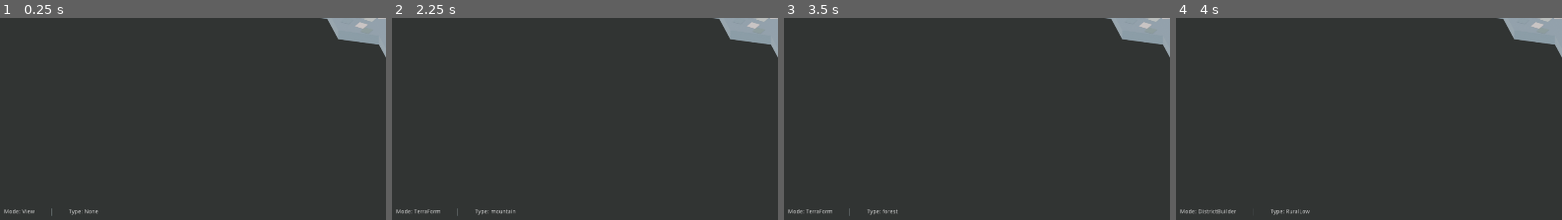
Above: before the commit, frames 1-4 (left to right).
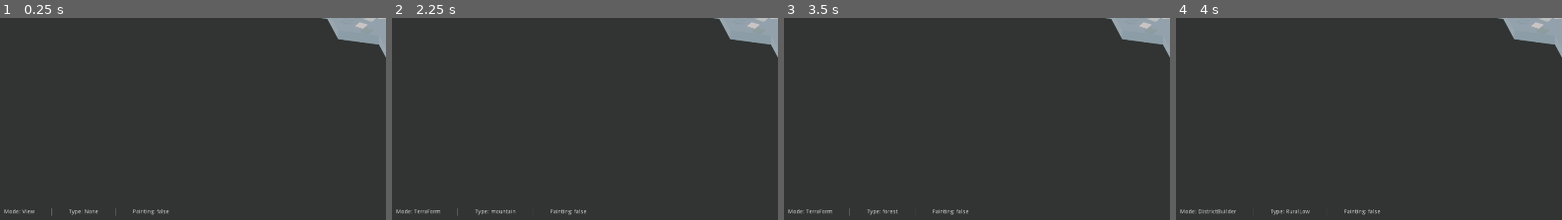
Above: after the commit, the same moments.

Repository: derUbermenk/IsoMapMaker
Game: Godot game, scene res://Scenes/Main/MapBuilder.tscn
Same seed, same stepped clock (60 frames per second), same inputs: the game is played once before the commit and once after it. This scene is started directly instead of the project's main scene.
Inputs:
- Up to frame 1 (0.25 s): no input
- Up to frame 2 (2.25 s): click "Plain" at 0.5 s; click "Ocean" at 1.25 s; click "Mountain" at 2 s
- Up to frame 3 (3.5 s): click "Forest" at 2.75 s
- Up to frame 4 (4 s): click "Rural Low" at 3.5 s
The pictures show only the part of the screen within x 0-50%, y 50-100%; the shares and areas given below are measured in that part.

The runs differ from the first frame. In frame 1, 0.1% of the frame differs, in the area x 29-44%, y 94-99%; in frame 2, 0.1%; in frame 3, 0.1%; in frame 4, 0.1%.

Commit message:
add paint mode in terrain transform
this simulates the button being held down during terraforming
and in the future when creating districts

Diff:
--- a/Scenes/Main/MapBuilder.gd
+++ b/Scenes/Main/MapBuilder.gd
@@ -7,18 +7,20 @@
 onready var ui = get_node("UI")
 onready var map = get_node("Map")
 
-signal mode_switched(mode, mode_type)
-
 func _ready():
 	ui.connect("start_terraform", self, "_on_mode_switch")
 	ui.connect("start_district_build", self, "_on_mode_switch")
 	ui.connect("start_view", self, "_on_mode_switch")
+	map.connect("paint_mode_switch", self, "_on_paint_mode_switch")
 
-	ui.update_debug_mode_indicator(mode, mode_type)
+	ui.update_debug_mode_indicator(mode, mode_type, map.is_painting)
 
 func _on_mode_switch(mode_index, type):
 	mode = build_modes[mode_index]
 	mode_type = type
 
-	ui.update_debug_mode_indicator(mode, type)
+	ui.update_debug_mode_indicator(mode, type, map.is_painting)
 	map.reset_hover_hightlight()
+
+func _on_paint_mode_switch():
+	ui.update_debug_mode_indicator(mode, mode_type, map.is_painting)
--- a/Scenes/Main/MapBuilder.tscn
+++ b/Scenes/Main/MapBuilder.tscn
@@ -194,4 +194,15 @@
 margin_bottom = 16.0
 text = "Type: "
 
+[node name="VSeparator2" type="VSeparator" parent="UI/ModeDebugger"]
+margin_left = 236.0
+margin_right = 240.0
+margin_bottom = 19.0
+
+[node name="PaintingIndicator" type="Label" parent="UI/ModeDebugger"]
+margin_left = 280.0
+margin_top = 2.0
+margin_right = 280.0
+margin_bottom = 16.0
+
 [node name="Map" parent="." instance=ExtResource( 1 )]
--- a/Scenes/Main/UI.gd
+++ b/Scenes/Main/UI.gd
@@ -13,9 +13,14 @@
 
 # updates the mode indicator in the bottom left
 # only for debugging
-func update_debug_mode_indicator(mode, type):
+func update_debug_mode_indicator(mode, type, painting_indicator):
+	var is_painting = 'false'
+	if painting_indicator:
+		is_painting = 'true'
+
 	get_node("ModeDebugger/Mode").text = "Mode: " + mode
 	get_node("ModeDebugger/Type").text = "Type: " + type
+	get_node("ModeDebugger/PaintingIndicator").text = "Painting: " + is_painting
 
 func _unhandled_input(event):
 	if event is InputEventKey:
--- a/Scenes/MapSupport/Map.gd
+++ b/Scenes/MapSupport/Map.gd
@@ -1,4 +1,6 @@
 extends Node2D
+
+signal paint_mode_switch
 
 var tile_scene = load("res://Scenes/MapSupport/Tile.tscn")
 
@@ -20,6 +22,7 @@
 ]
 
 var hovered_tile
+var is_painting = false
 
 onready var tiles = get_node("Tiles")
 onready var map_builder = get_parent()
@@ -44,7 +47,6 @@
 			tile.init(x, y, map_data[row][col], self)
 			tiles.add_child(tile)
 
-
 # reset the color of the hovered tile if there is any
 func reset_hover_hightlight():
 	if hovered_tile != null:
--- a/Scenes/MapSupport/Tile.gd
+++ b/Scenes/MapSupport/Tile.gd
@@ -85,7 +85,7 @@
 # interaction code
 
 func _process(delta):
-	handle_tile_click()
+	pass
 
 func handle_tile_click():
 	if Input.is_mouse_button_pressed(1) && map.hovered_tile != null:
@@ -98,8 +98,11 @@
 				pass
 
 func build_district():
-	if is_valid_district_location:
+	print(is_valid_district_location)
+	if is_valid_district_location == true:
 		map.hovered_tile.update_terrain(map.map_builder.mode_type)
+	else:
+		pass
 
 func validate_build_location():
 	# set initial value as false.
@@ -116,20 +119,36 @@
 func terraform():
 	map.hovered_tile.update_terrain(map.map_builder.mode_type)
 
+func _input(event):
+	if event is InputEventMouseButton:
+		if event.button_index == 1:
+			map.is_painting = event.is_pressed()
+			map.emit_signal("paint_mode_switch")
+
 func _on_TileArea_mouse_exited():
-	map.hovered_tile = null
-
 	if map.map_builder.mode == "View":
 		position = rest_position
 	else:
 		modulate = Color("ffffff")
+
+	map.hovered_tile = null
 
 func _on_TileArea_mouse_entered():
 	map.hovered_tile = self
 
 	if map.map_builder.mode == "TerraForm":
 		modulate = terraForm_hoverColor
+		if map.is_painting: update_terrain(map.map_builder.mode_type)
 	elif map.map_builder.mode == "DistrictBuilder":
 		validate_build_location()
 	else:
 		position = hover_position
+
+func _on_TileArea_input_event(viewport:Node, event:InputEvent, shape_idx:int):
+	if (event is InputEventMouseButton && (event.is_pressed()) && event.button_index == 1):
+		if map.map_builder.mode == "TerraForm":
+			update_terrain(map.map_builder.mode_type)
+		else:
+			pass
+	else:
+		pass
--- a/Scenes/MapSupport/Tile.tscn
+++ b/Scenes/MapSupport/Tile.tscn
@@ -17,5 +17,6 @@
 texture = ExtResource( 1 )
 offset = Vector2( 128, -256 )
 
+[connection signal="input_event" from="TileArea" to="." method="_on_TileArea_input_event"]
 [connection signal="mouse_entered" from="TileArea" to="." method="_on_TileArea_mouse_entered"]
 [connection signal="mouse_exited" from="TileArea" to="." method="_on_TileArea_mouse_exited"]
